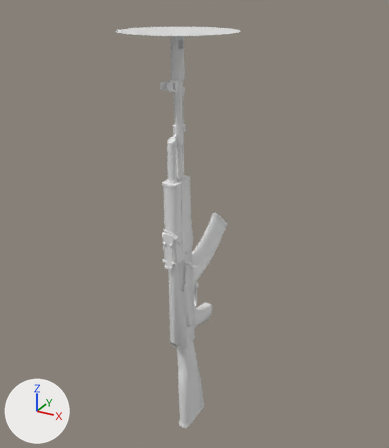
What one commit did to the glTF model models/characters/weapons/AK-74.glb.
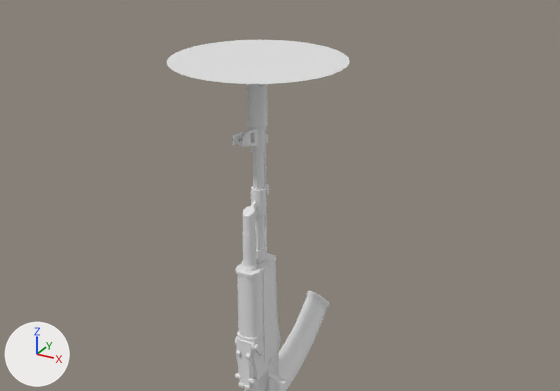
Each version appears first whole from a camera (50 mm lens) standing at (9.0, -16.34, 11.77) and looking at (-0.12, 0.23, 3.48), and next in a close-up from a camera (50 mm lens) standing at (8.24, -15.06, 14.6) and looking at (-0.78, 1.33, 6.41). Arrows for +X, +Y and +Z are at lower left; the lights stay in place. The first two pictures are the older version. Materials are left out; every surface is plain grey. Where no turn or scale is listed for an object, it has been applied to the vertices.

In view in the first close-up: 'Object044_Material_#14_0', 'Object048_Material_#14_0', 'Object050_Material_#14_0', 'muzzleFlash' and 1 more.
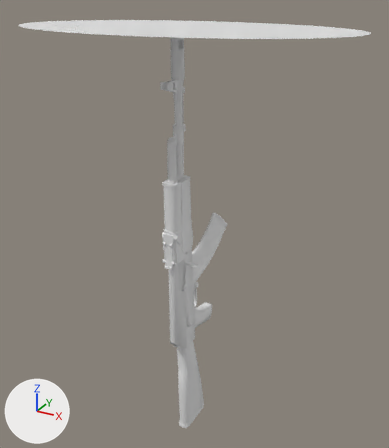
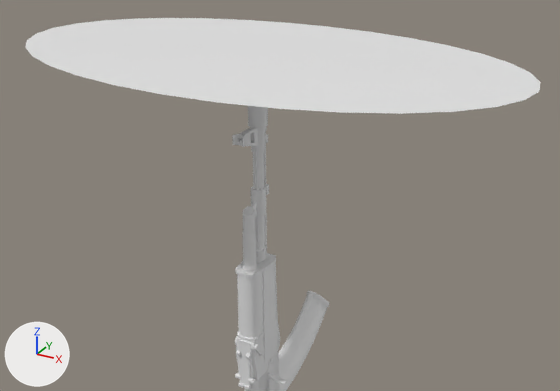
The change, as JSON lines over the scene's bpy script:
```json
{"op": "set", "path": "ob_muzzleflash.location", "old": "(-0.279, -0.56, 10.49)", "new": "(-0.279, -0.56, 10.6)"}
{"op": "set", "path": "ob_muzzleflash.scale", "old": "(20.0, 20.0, 20.0)", "new": "(60.0, 35.0, 35.0)"}
```

Where the change shows, as pixel boxes (x1, y1, x2, y2) in the close-ups (560 x 391 px):
```json
{"object": "muzzleFlash", "change": "moved, rescaled", "before": [166, 40, 350, 84], "after": [25, 18, 541, 114], "on screen": "179% wider, 116% taller"}
```
